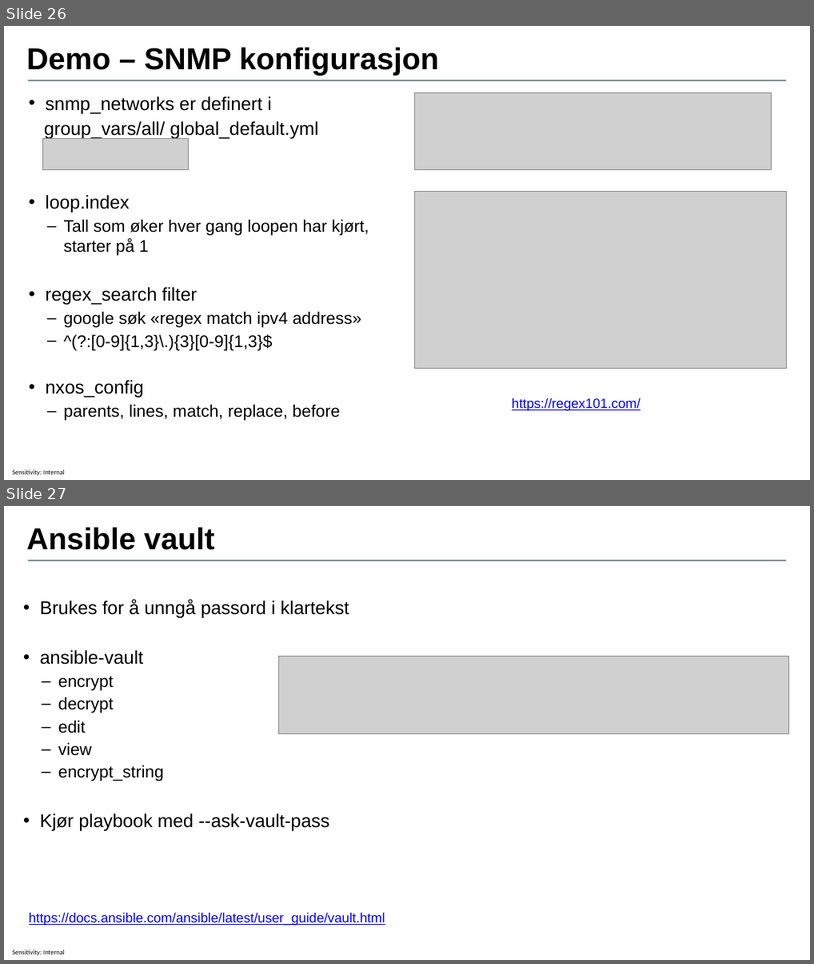
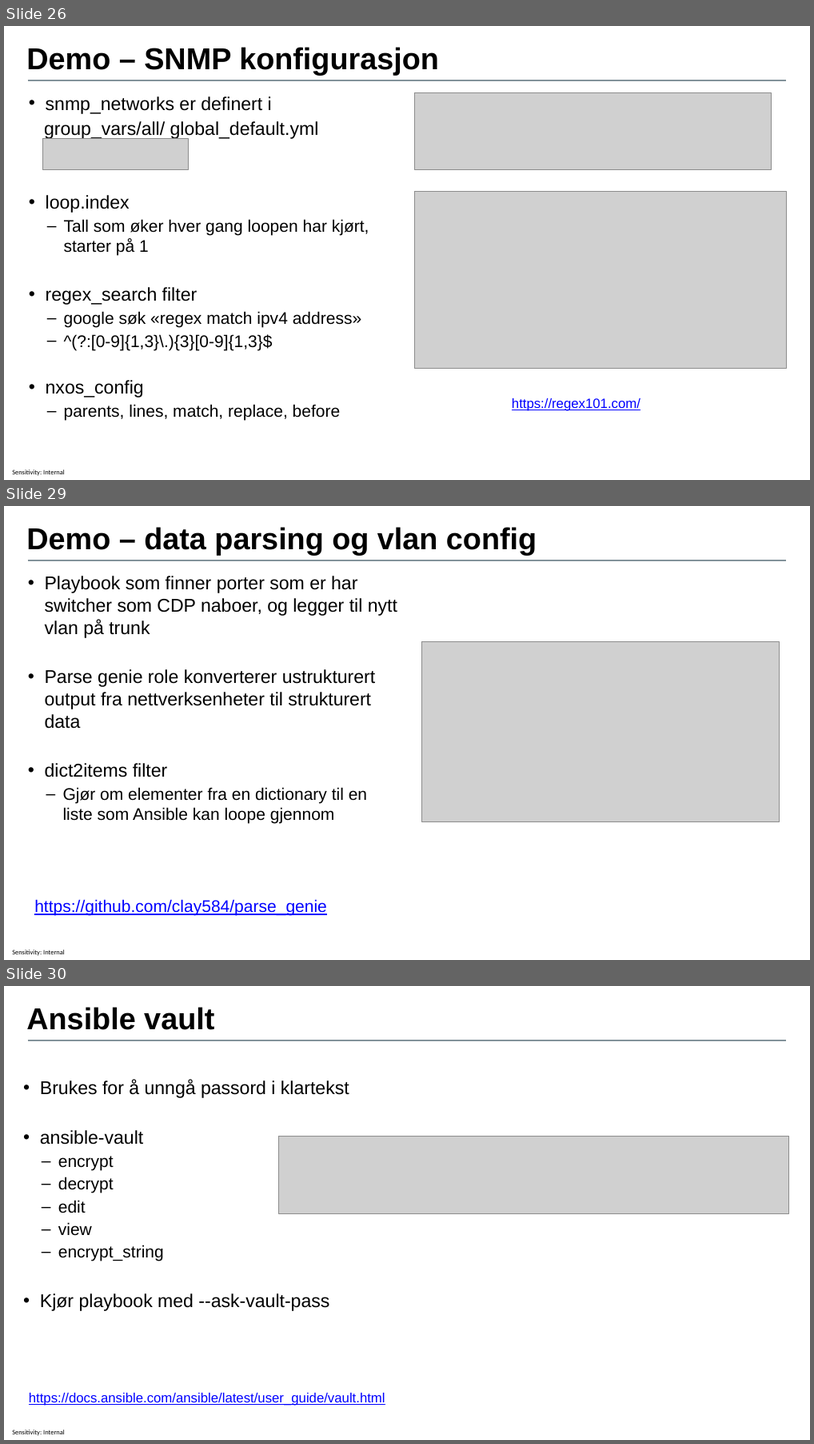
Before and after one commit to ToreAndreAsheim/tech-thursday, a slide deck: 2020-09-17_Ansible_for_nettverksautomasjon/Ansible for nettverksautomasjon.pptx. Shown one above the other, each under a label of ours: slides 26 and 27 before the commit, slides 26, 29 and 30 after it; the slides between them are not shown. The pictures are 814x964 and 814x1444 pixels, drawn with LibreOffice and Linux fonts; fonts in the diff are those of the drawing; grey boxes stand for pictures; background and template pictures are left out. Boxes give left, top, right and bottom in pixels: in the first picture for what was removed or moved away, otherwise in the second. Text is boxed around its words. In the diff, an @@ line names an element or a change of style, - is before the commit and + after.

```diff
--- a/2020-09-17_Ansible_for_nettverksautomasjon/Ansible for nettverksautomasjon.pptx
+++ b/2020-09-17_Ansible_for_nettverksautomasjon/Ansible for nettverksautomasjon.pptx
@@ slide 29 added at (4,506,810,960), background #FFFFFF; not listed: 2 template elements that a slide beside it also shows @@
@@ title added at (26,527,537,555), 36 pt, text #000000, bold @@
+Demo – data parsing og vlan config
@@ text added at (45,576,398,824), 22 pt, text #000000 @@
+• Playbook som finner porter som er har switcher som CDP naboer, og legger til nytt vlan på trunk
+• Parse genie role konverterer ustrukturert output fra nettverksenheter til strukturert data
+• dict2items filter
+  – Gjør om elementer fra en dictionary til en liste som Ansible kan loope gjennom
@@ picture added at (422,641,779,821) @@
@@ text added at (34,899,327,916), 20 pt, text #0000FF, underline @@
+https://github.com/clay584/parse_genie
@@ what was slide 27 is now slide 30 @@
```
Also in this commit, not shown: 5 slides changed, 2 other slides added, 8 other files.
